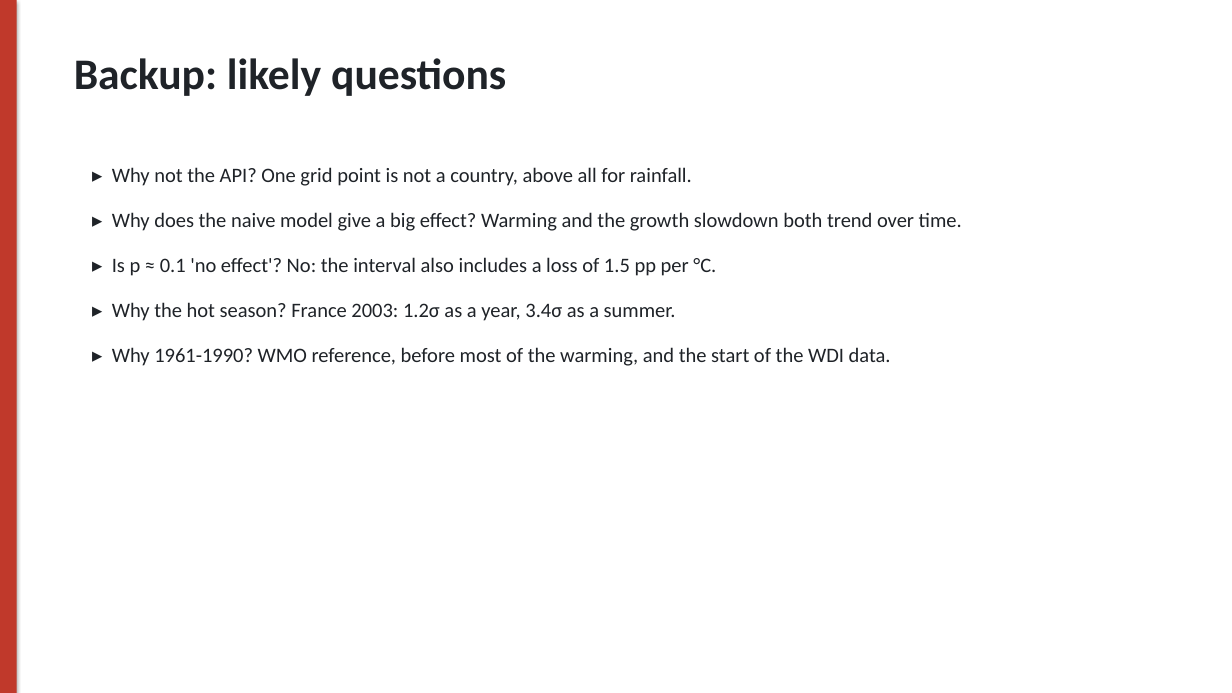
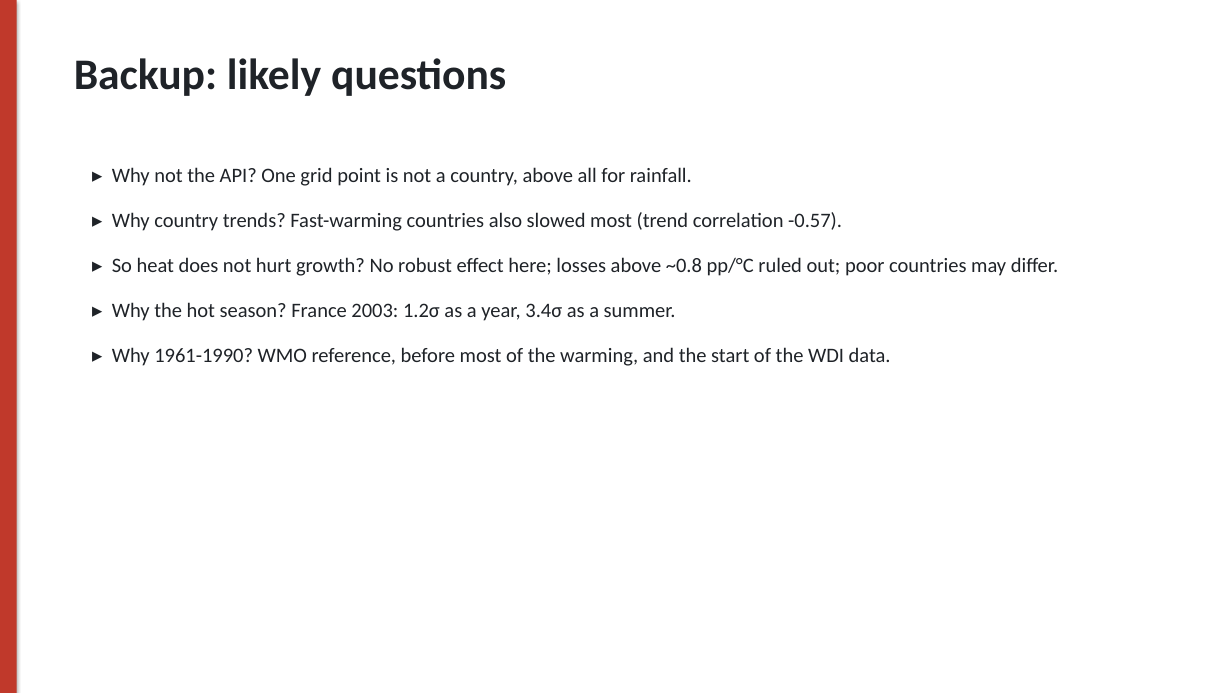
Before and after one commit to Polluxgnr/Environemental-economics-, a slide deck: slide 14 of presentation/Track1_presentation.pptx. Drawn at 1232x693 pixels with LibreOffice and Linux fonts; fonts in the diff are those of the drawing. Boxes give left, top, right and bottom in pixels: in the first picture for what was removed or moved away, otherwise in the second. Text is boxed around its words. In the diff, an @@ line names an element or a change of style, - is before the commit and + after.

Commit message:
Align slides and spoken script with the revised paper
Model 4 (with country trends) is now the preferred specification in the
generated deck and the designed deck; compound heat-drought years, rainfall
measurable in 4 countries, and the one-year crop effect.

```diff
--- a/presentation/Track1_presentation.pptx
+++ b/presentation/Track1_presentation.pptx
@@ text at [112,212,1058,276]: text changed @@
-▸ Why does the naive model give a big effect? Warming and the growth slowdown both trend over time.
-▸ Is p ≈ 0.1 'no effect'? No: the interval also includes a loss of 1.5 pp per °C.
+▸ Why country trends? Fast-warming countries also slowed most (trend correlation -0.57).
+▸ So heat does not hurt growth? No robust effect here; losses above ~0.8 pp/°C ruled out; poor countries may differ.
```
Also in this commit, not shown: 2 other slides changed, 12 other files.
